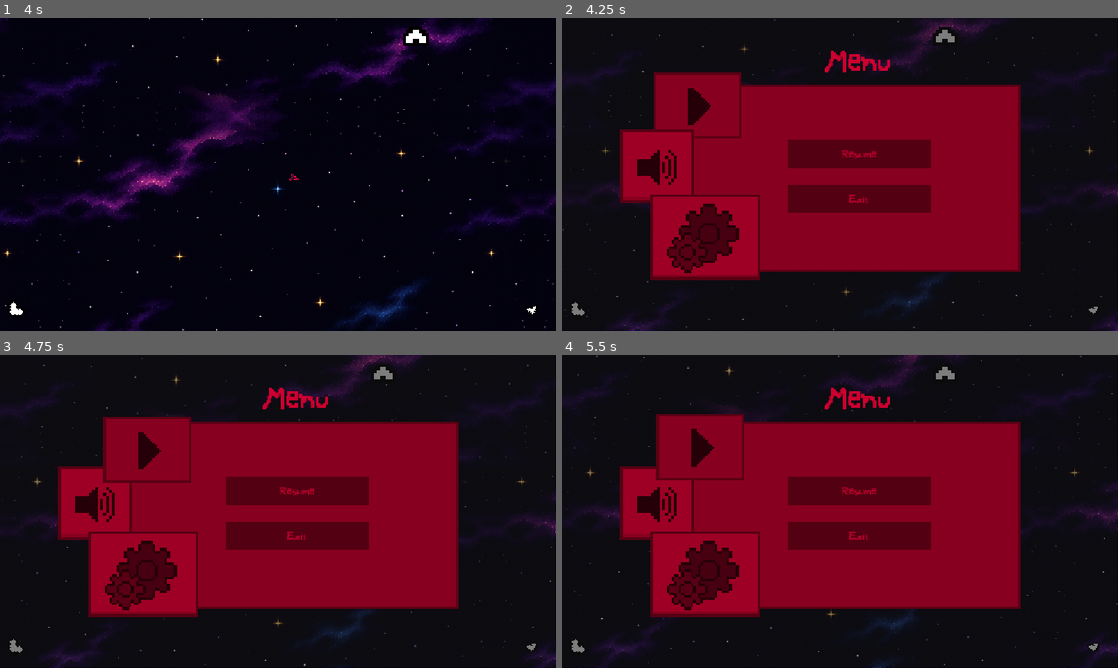
Above: before the commit, frames 1-4 (two rows, left to right).
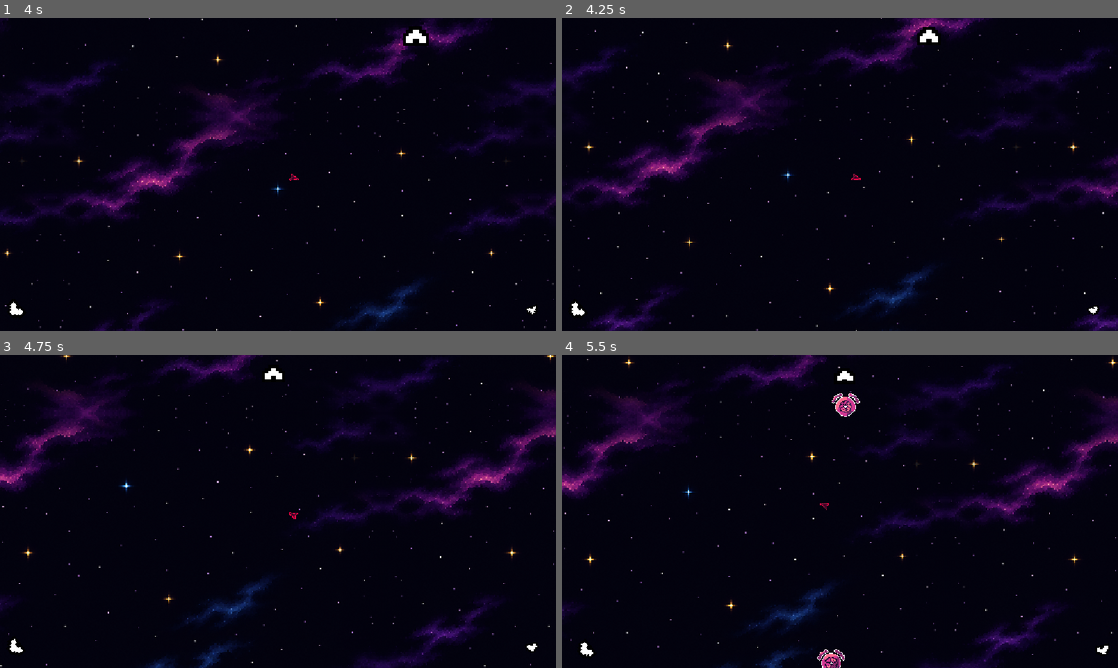
Above: after the commit, the same moments.

Repository: TheBullfrogEngineer/Bounceback2026
Game: Godot game, scene res://Levels/Lobby/Lobby.tscn
Two runs of this game, one before a commit and one after it. Both use one fixed random seed, a clock stepped at 60 frames per second and the inputs below.
Inputs (mouse positions are in pixels of both pictures, inside the frame that each line leads up to):
- Up to frame 1 (4 s): move the mouse to (400, 158) at 0.52 s; click (400, 158) at 0.6 s; move the mouse to (166, 190) at 1.27 s; tap W (propel) at 1.35, 2.85 s; move the mouse to (333, 105) at 2.02 s; click (333, 105) at 2.1 s; move the mouse to (250, 237) at 2.77 s; move the mouse to (444, 221) at 3.52 s; click (444, 221) at 3.6 s
- Up to frame 2 (4.25 s): tap Escape (pause) at 4.15 s
- Up to frame 3 (4.75 s): click (139, 442) at 4.27 s
- Up to frame 4 (5.5 s): click (706, 455) at 5.02 s

Frame 1 is identical in both runs. In frame 2, 47% of the frame differs, in the area x 0-100%, y 0-100%; in frame 3, 51%; in frame 4, 52%.

Commit message:
Global planet access handler implemented

Diff:
--- a/Cosmic-Rebounded/Levels/Lobby/Lobby.tscn
+++ b/Cosmic-Rebounded/Levels/Lobby/Lobby.tscn
@@ -1,13 +1,13 @@
 [gd_scene format=3 uid="uid://ch4r0j1vku37o"]
 
 [ext_resource type="Shader" uid="uid://bcbheywy8fm8p" path="res://Levels/Lobby/lobby.gdshader" id="1_jhmw5"]
+[ext_resource type="Script" uid="uid://crn5rv6bwd4uy" path="res://Levels/Lobby/levelmanager.gd" id="1_r3v2t"]
 [ext_resource type="Texture2D" uid="uid://bde63rs73cyux" path="res://Assets/Textures/Planets and Stuff/space_background_seamless_4x.png" id="2_uo056"]
 [ext_resource type="Script" uid="uid://dgfehlrrbb2on" path="res://Levels/Pyrax Level/pyrax.gd" id="3_uo056"]
 [ext_resource type="Texture2D" uid="uid://2q7wwu40r3k8" path="res://Assets/Textures/Planets and Stuff/Pyrax.png" id="4_xdscm"]
 [ext_resource type="PackedScene" uid="uid://d263dfso6pxwe" path="res://UI/HUD/waypoint_marker.tscn" id="5_5e7b7"]
 [ext_resource type="PackedScene" uid="uid://clu42du2dffit" path="res://Entities/Player/triangle.tscn" id="6_xxqy0"]
 [ext_resource type="Texture2D" uid="uid://btrpjnha2krd0" path="res://empty.png" id="7_hrp2l"]
-[ext_resource type="PackedScene" uid="uid://dqti32tgx54ub" path="res://UI/Menu/pause_menu.tscn" id="8_r3v2t"]
 
 [sub_resource type="ShaderMaterial" id="ShaderMaterial_xng1g"]
 shader = ExtResource("1_jhmw5")
@@ -84,6 +84,7 @@
 size = Vector2(325, 325)
 
 [node name="Map" type="Node2D" unique_id=2120505794]
+script = ExtResource("1_r3v2t")
 
 [node name="TextureRect" type="TextureRect" parent="." unique_id=174988442]
 material = SubResource("ShaderMaterial_xng1g")
@@ -105,7 +106,7 @@
 shape = SubResource("CircleShape2D_4ayxd")
 
 [node name="AnimatedSprite2D" type="AnimatedSprite2D" parent="Pyrax/Area2D" unique_id=402775638]
-position = Vector2(1.3999779, 2.000084)
+position = Vector2(1.4000244, 2)
 scale = Vector2(1.1302847, 1.1302847)
 sprite_frames = SubResource("SpriteFrames_77k6c")
 frame_progress = 0.32209024
@@ -210,6 +211,4 @@
 scale = Vector2(0.99999994, 0.99999994)
 shape = SubResource("RectangleShape2D_4ayxd")
 
-[node name="PauseMenu" parent="." unique_id=1870181315 instance=ExtResource("8_r3v2t")]
-
 [connection signal="body_entered" from="Pyrax/Area2D" to="Pyrax" method="_on_area_2d_body_entered"]
--- /dev/null
+++ b/Cosmic-Rebounded/Levels/Lobby/levelmanager.gd
@@ -0,0 +1,15 @@
+extends Node2D
+
+var pyrax = true
+var cryax = true
+var aquarius = true
+
+func toggle_pyrax():
+	pyrax = false
+
+
+func toggle_cryax():
+	pass
+
+func toggle_aquarius():
+	pass
--- a/Cosmic-Rebounded/Levels/Pyrax Level/pyrax.gd
+++ b/Cosmic-Rebounded/Levels/Pyrax Level/pyrax.gd
@@ -9,11 +9,11 @@
 
 
 func _process(delta: float) -> void:
-	pass
+	$WaypointMarker.visible = Levelmanager.pyrax
 
 
 func _on_area_2d_body_entered(body: Node2D) -> void:
 	if body.name != "Triangle":
 		return
-	else:
+	elif Levelmanager.pyrax == true:
 		get_tree().change_scene_to_file.call_deferred("res://Levels/Pyrax Level/pyrax.tscn")
--- a/Cosmic-Rebounded/Levels/Pyrax Level/pyrax.tscn
+++ b/Cosmic-Rebounded/Levels/Pyrax Level/pyrax.tscn
@@ -8,6 +8,7 @@
 [ext_resource type="Script" uid="uid://u6gq3mopm0mq" path="res://Levels/Template Parts/camera_shake.gd" id="6_cudl1"]
 [ext_resource type="Script" uid="uid://opjxvpnarp6u" path="res://Levels/Pyrax Level/time_left.gd" id="7_5vdgb"]
 [ext_resource type="PackedScene" uid="uid://dl4xya54lyqu1" path="res://Entities/Player/leveltriangle.tscn" id="8_ownpu"]
+[ext_resource type="PackedScene" uid="uid://dqti32tgx54ub" path="res://UI/Menu/pause_menu.tscn" id="9_a4g3s"]
 
 [sub_resource type="ShaderMaterial" id="ShaderMaterial_tkwc8"]
 shader = ExtResource("1_8x16s")
@@ -143,3 +144,5 @@
 [node name="Triangle" parent="." unique_id=669404060 node_paths=PackedStringArray("camera") instance=ExtResource("8_ownpu")]
 position = Vector2(1000, 0)
 camera = NodePath("../Camera2D2")
+
+[node name="PauseMenu" parent="." unique_id=1870181315 instance=ExtResource("9_a4g3s")]
--- a/Cosmic-Rebounded/Levels/Pyrax Level/time_left.gd
+++ b/Cosmic-Rebounded/Levels/Pyrax Level/time_left.gd
@@ -6,6 +6,7 @@
 var expired: bool = false
 
 func _ready() -> void:
+	Levelmanager.toggle_pyrax()
 	add_to_group("time_left")
 
 func time_left_to_live():
@@ -26,5 +27,4 @@
 	if expired:
 		return
 	expired = true
-	#Replace this with cutscene
-	get_tree().paused = true
+	get_tree().change_scene_to_file("res://Levels/Lobby/Lobby.tscn")
--- a/Cosmic-Rebounded/UI/Menu/pause_menu.gd
+++ b/Cosmic-Rebounded/UI/Menu/pause_menu.gd
@@ -30,20 +30,9 @@
 	is_paused = true
 	visible = true
 	get_tree().paused = true
-	set_game_cursor_visible(false)
-	Input.mouse_mode = Input.MOUSE_MODE_CONFINED
 
 
 func resume() -> void:
 	is_paused = false
 	visible = false
 	get_tree().paused = false
-	set_game_cursor_visible(true)
-	Input.mouse_mode = Input.MOUSE_MODE_HIDDEN
-
-
-# The in-game cursor is a world sprite that freezes while paused, so swap it
-# for the OS cursor instead of leaving a stuck sprite behind the menu.
-func set_game_cursor_visible(is_visible: bool) -> void:
-	for cursor in get_tree().get_nodes_in_group("game_cursor"):
-		cursor.visible = is_visible
--- a/Cosmic-Rebounded/project.godot
+++ b/Cosmic-Rebounded/project.godot
@@ -26,6 +26,7 @@
 [autoload]
 
 Sfx="*res://Systems/Audio/sfx.gd"
+Levelmanager="*uid://crn5rv6bwd4uy"
 
 [display]
 
Not shown, added: Cosmic-Rebounded/Levels/Lobby/levelmanager.gd.uid
